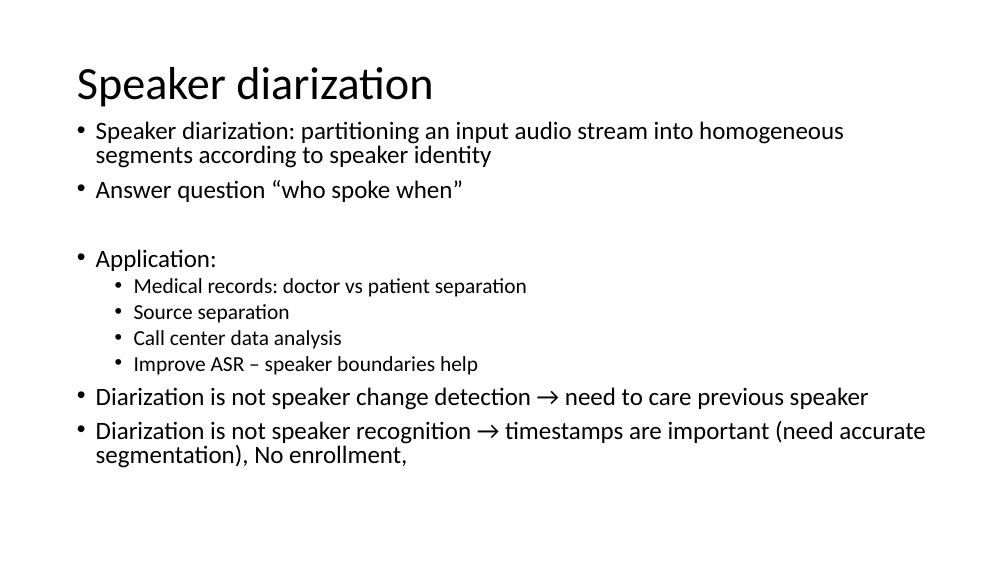
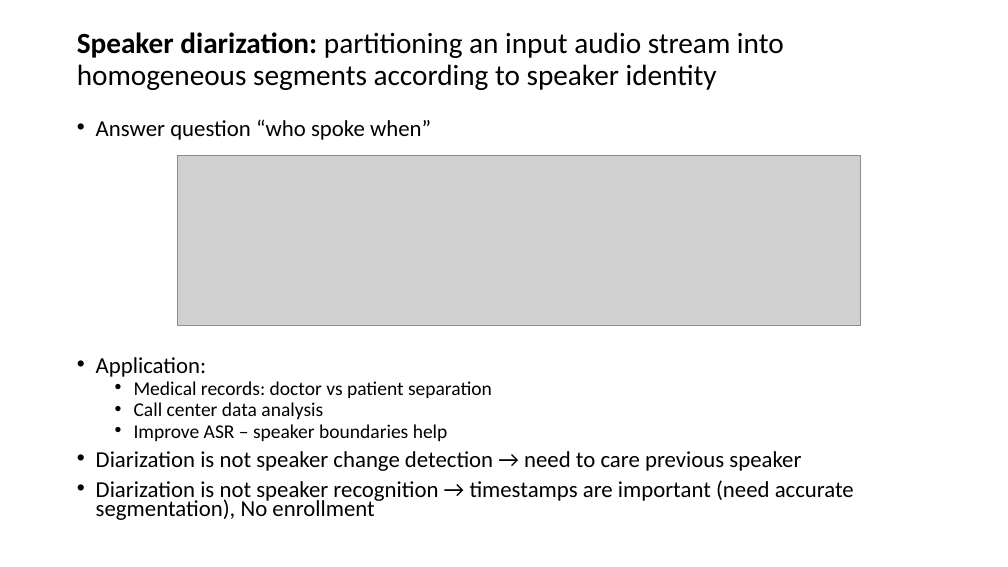
Before and after one commit to henryph/vba_project, a slide deck: slide 2 of speaker diarization.pptx. Drawn at 1008x567 pixels with LibreOffice and Linux fonts; fonts in the diff are those of the drawing; grey boxes stand for pictures. Boxes give left, top, right and bottom in pixels: in the first picture for what was removed or moved away, otherwise in the second. Text is boxed around its words. In the diff, an @@ line names an element or a change of style, - is before the commit and + after.

```diff
--- a/speaker diarization.pptx
+++ b/speaker diarization.pptx
@@ title at <box>77,32,784,90</box>: text changed; size 44 to 27.9 pt @@
-Speaker diarization
+Speaker diarization: partitioning an input audio stream into homogeneous segments according to speaker identity
@@ text at <box>96,119,801,471</box>: size 23.8 to 21.7 pt in "Answer question “who spoke when”", "Application:", "Diarization is not speaker change detection → ..."; size 20.4 to 18.6 pt in "Medical records: doctor vs patient separation", "Call center data analysis", "Improve ASR – speaker boundaries help"; line spacing 0.8 to 0.7 @@
@@ text at <box>96,121,844,168</box>: paragraph removed @@
-• Speaker diarization: partitioning an input audio stream into homogeneous segments according to speaker identity
@@ picture added at <box>178,156,861,326</box> @@
@@ text at <box>134,304,290,323</box>: paragraph removed @@
-  • Source separation
@@ text at <box>96,480,854,520</box>: text changed; size 23.8 to 21.7 pt @@
-• Diarization is not speaker recognition → timestamps are important (need accurate segmentation), No enrollment,
+• Diarization is not speaker recognition → timestamps are important (need accurate segmentation), No enrollment
```
Also in this commit, not shown: 3 other slides changed, 8 slides added, 3 other files.
